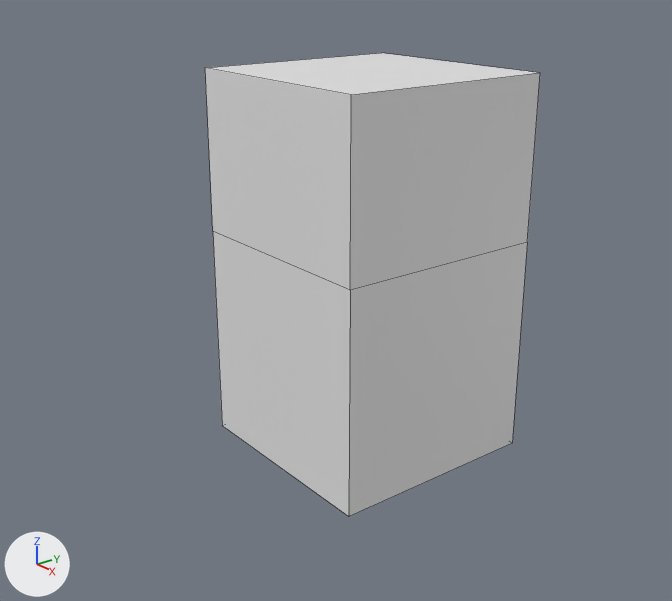
Before and after pictures for a commit that changed the Blender file addons/tutorial/tutorial.blend.
The view is the same before and after, from a 50 mm lens placed at (10.16, -5.17, 3.41), pointed at (3.1, 0.35, 0.04). Every picture has the same lights, and +X, +Y and +Z are marked at lower left. Mesh edges are drawn as thin lines.
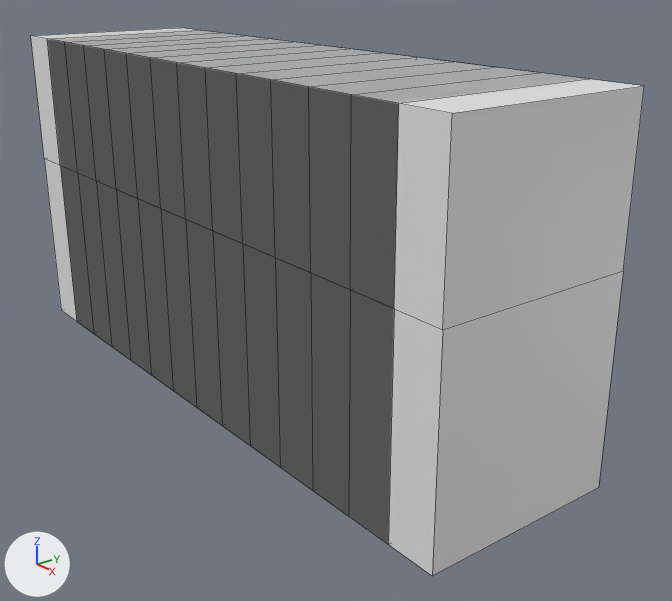
Where the change shows, as pixel boxes (x1, y1, x2, y2) in the pictures (672 x 601 px):
'Cube', moved
    before: (205, 53, 540, 516)
    after: (349, 73, 644, 576)
'Cube.010', added
    after: (271, 62, 587, 544)
'Cube.006', added
    after: (150, 45, 416, 444)
'Cube.002', added
    after: (47, 30, 290, 374)
'Cube.009', added
    after: (206, 54, 536, 516)
'Cube.007', added
    after: (236, 57, 451, 467)
'Cube.005', added
    after: (105, 39, 376, 424)
'Cube.001', added
    after: (31, 28, 241, 344)
'Cube.003', added
    after: (127, 42, 318, 389)
'Cube.004', added
    after: (84, 36, 261, 358)
'Cube.008', added
    after: (221, 53, 382, 426)

Patch to the scene script:
```diff
--- a/addons/tutorial/tutorial.blend.py
+++ b/addons/tutorial/tutorial.blend.py
@@ ob_cube @@
 ob_cube = bpy.data.objects.new('Cube', me_cube)
-ob_cube.location = (4.0, 0.0, 0.0)
+ob_cube.location = (5.0, 0.0, 0.0)
@@ ob_cube_010 @@
+ob_cube_010 = bpy.data.objects.new('Cube.010', me_cube)
+ob_cube_010.location = (4.5, 0.0, 0.0)
@@ ob_cube_009 @@
+ob_cube_009 = bpy.data.objects.new('Cube.009', me_cube)
+ob_cube_009.location = (4.0, 0.0, 0.0)
@@ ob_cube_008 @@
+ob_cube_008 = bpy.data.objects.new('Cube.008', me_cube)
+ob_cube_008.location = (3.5, 0.0, 0.0)
@@ ob_cube_007 @@
+ob_cube_007 = bpy.data.objects.new('Cube.007', me_cube)
+ob_cube_007.location = (3.0, 0.0, 0.0)
@@ ob_cube_006 @@
+ob_cube_006 = bpy.data.objects.new('Cube.006', me_cube)
+ob_cube_006.location = (2.5, 0.0, 0.0)
@@ ob_cube_005 @@
+ob_cube_005 = bpy.data.objects.new('Cube.005', me_cube)
+ob_cube_005.location = (2.0, 0.0, 0.0)
@@ ob_cube_004 @@
+ob_cube_004 = bpy.data.objects.new('Cube.004', me_cube)
+ob_cube_004.location = (1.5, 0.0, 0.0)
@@ ob_cube_003 @@
+ob_cube_003 = bpy.data.objects.new('Cube.003', me_cube)
+ob_cube_003.location = (1.0, 0.0, 0.0)
@@ ob_cube_002 @@
+ob_cube_002 = bpy.data.objects.new('Cube.002', me_cube)
+ob_cube_002.location = (0.5, 0.0, 0.0)
@@ ob_cube_001 @@
+ob_cube_001 = bpy.data.objects.new('Cube.001', me_cube)
+ob_cube_001.location = (0.0, 0.0, 0.0)
```
